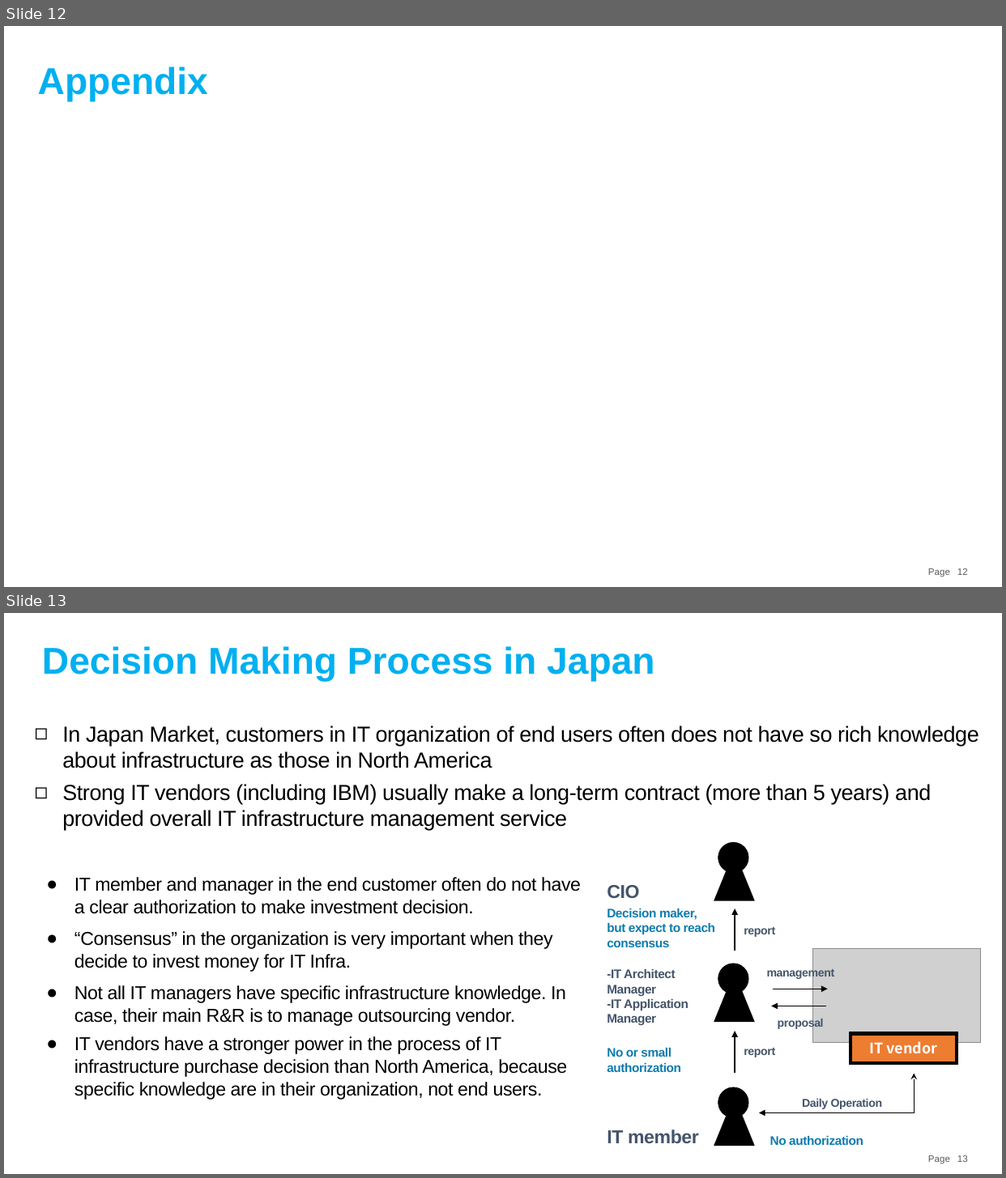
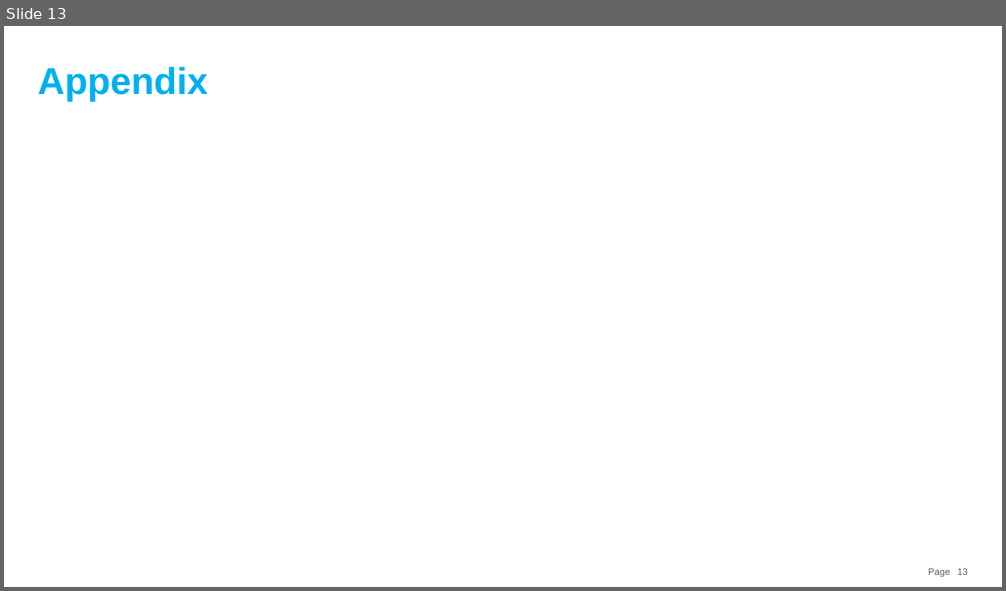
Before and after one commit to souebina/GitHub-Japan-Marketing-Plan, a slide deck: GitHub Japan Marketing Strategy.pptx. Shown one above the other, each under a label of ours: slides 12 and 13 before the commit, slide 13 after it. The pictures are 1006x1178 and 1006x591 pixels, drawn with LibreOffice and Linux fonts; fonts in the diff are those of the drawing; grey boxes stand for pictures. Boxes give left, top, right and bottom in pixels: in the first picture for what was removed or moved away, otherwise in the second. Text is boxed around its words. In the diff, an @@ line names an element or a change of style, - is before the commit and + after.

```diff
--- a/GitHub Japan Marketing Strategy.pptx
+++ b/GitHub Japan Marketing Strategy.pptx
@@ slide 13 removed at (4,613,1002,1174), background #FFFFFF; not listed: 2 template elements that a slide beside it also shows @@
@@ title removed at (42,646,654,682) @@
-  Decision Making Process in Japan
@@ text removed at (62,726,979,831) @@
-◻ In Japan Market, customers in IT organization of end users often does not have so rich knowledge about infrastructure as those in North America
-◻ Strong IT vendors (including IBM) usually make a long-term contract (more than 5 years) and provided overall IT infrastructure management service
@@ triangle removed at (714,851,755,901) @@
@@ ellipse removed at (718,843,749,874) @@
@@ text removed at (74,877,581,1100) @@
-● IT member and manager in the end customer often do not have a clear authorization to make investment decision.
-● “Consensus” in the organization is very important when they decide to invest money for IT Infra.
-● Not all IT managers have specific infrastructure knowledge. In case, their main R&R is to manage outsourcing vendor.
-● IT vendors have a stronger power in the process of IT infrastructure purchase decision than North America, because specific knowledge are in their organization, not end users.
@@ text removed at (607,885,639,898) @@
-CIO
@@ text removed at (607,909,715,948) @@
-Decision maker,
-but expect to reach
-consensus
@@ arrow removed from (735, 952) to (735, 909) @@
@@ text removed at (744,927,775,937) @@
-report
@@ picture removed at (813,949,981,1043) @@
@@ text removed at (607,969,688,1025) @@
--IT Architect Manager
--IT Application Manager
@@ triangle removed at (714,972,755,1022) @@
@@ ellipse removed at (718,964,749,994) @@
@@ text removed at (767,968,835,980) @@
-management
@@ arrow removed from (773, 989) to (828, 989) @@
@@ arrow removed from (827, 1006) to (771, 1006) @@
@@ text removed at (778,1018,824,1030) @@
-proposal
@@ text removed at (607,1048,681,1072) @@
-No or small
-authorization
@@ arrow removed from (735, 1073) to (735, 1032) @@
@@ text removed at (744,1048,775,1058) @@
-report
@@ rectangle removed at (850,1033,957,1063) @@
-IT vendor
@@ elbow double arrow removed from (760, 1113) to (914, 1073) @@
@@ triangle removed at (714,1096,755,1146) @@
@@ ellipse removed at (718,1088,749,1118) @@
@@ text removed at (802,1098,883,1110) @@
-Daily Operation
@@ text removed at (607,1130,699,1144) @@
-IT member
@@ text removed at (770,1136,863,1145) @@
-No authorization
@@ what was slide 12 is now slide 13 @@
```
Also in this commit, not shown: 2 slides changed, 1 slide added.
